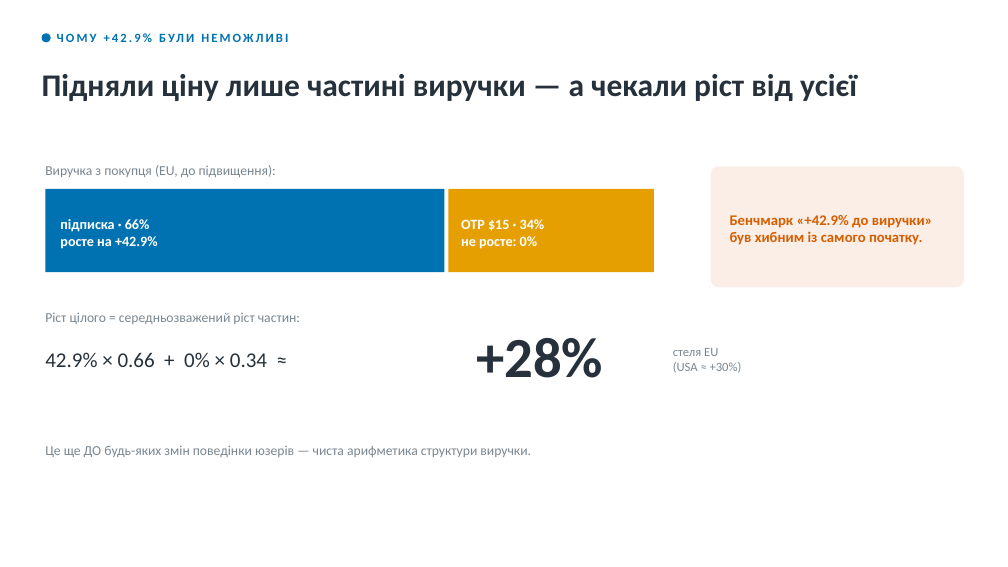
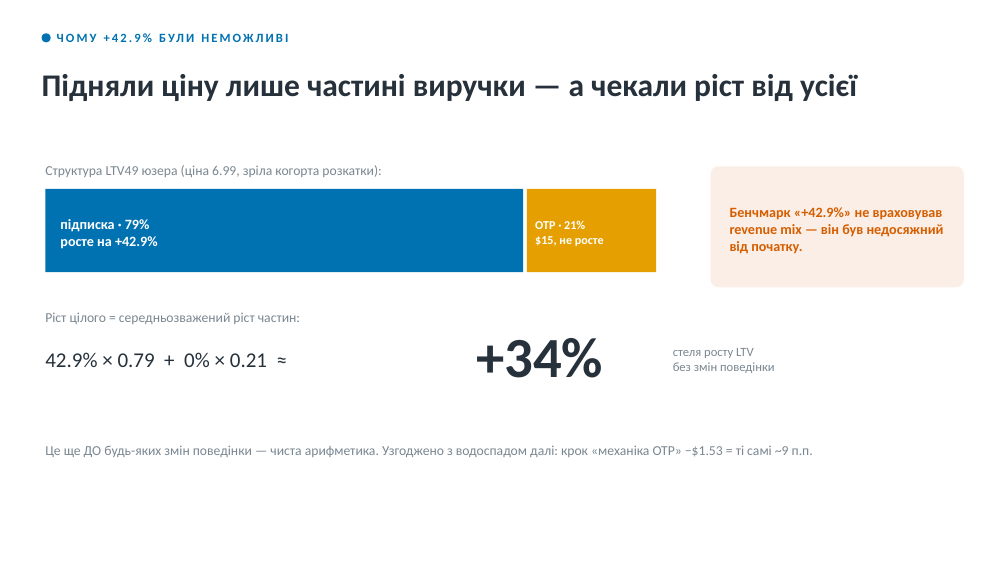
Before and after one commit to Trigger111/amo-case-nepop, a slide deck: slide 7 of AMO_case_presentation.pptx. Drawn at 1008x567 pixels with LibreOffice and Linux fonts; fonts in the diff are those of the drawing. Boxes give left, top, right and bottom in pixels: in the first picture for what was removed or moved away, otherwise in the second. Text is boxed around its words. In the diff, an @@ line names an element or a change of style, - is before the commit and + after.

```diff
--- a/AMO_case_presentation.pptx
+++ b/AMO_case_presentation.pptx
@@ text at (45,165,381,177): text changed @@
-Виручка з покупця (EU, до підвищення):
+Структура LTV49 юзера (ціна 6.99, зріла когорта розкатки):
@@ rectangle: place and size @@
-rectangle at (45,189,445,272)
+rectangle at (45,189,523,272)
@@ rectangle: place and size @@
-rectangle at (448,189,654,272)
+rectangle at (527,189,656,272)
@@ text at (730,207,944,254): text changed; size 14 to 13.5 pt @@
-Бенчмарк «+42.9% до виручки» був хибним із самого початку.
+Бенчмарк «+42.9%» не враховував revenue mix — він був недосяжний від початку.
@@ text at (60,219,150,232): text changed @@
-підписка · 66%
+підписка · 79%
@@ text at (535,220,604,246): text changed; size 13.5 to 11.5 pt @@
-OTP $15 · 34%
-не росте: 0%
+OTP · 21%
+$15, не росте
@@ text at (45,352,267,367): text changed @@
-42.9% × 0.66 + 0% × 0.34 ≈
+42.9% × 0.79 + 0% × 0.21 ≈
@@ text at (476,338,603,378): text changed @@
-+28%
++34%
@@ text at (673,348,775,373): text changed @@
-стеля EU
-(USA ≈ +30%)
+стеля росту LTV
+без змін поведінки
@@ text at (45,445,813,457): text changed @@
-Це ще ДО будь-яких змін поведінки юзерів — чиста арифметика структури виручки.
+Це ще ДО будь-яких змін поведінки — чиста арифметика. Узгоджено з водоспадом далі: крок «механіка OTP» −$1.53 = ті самі ~9 п.п.
```
Also in this commit, not shown: 7 other slides changed, 1 slide added, 1 slide removed, 3 other files.
